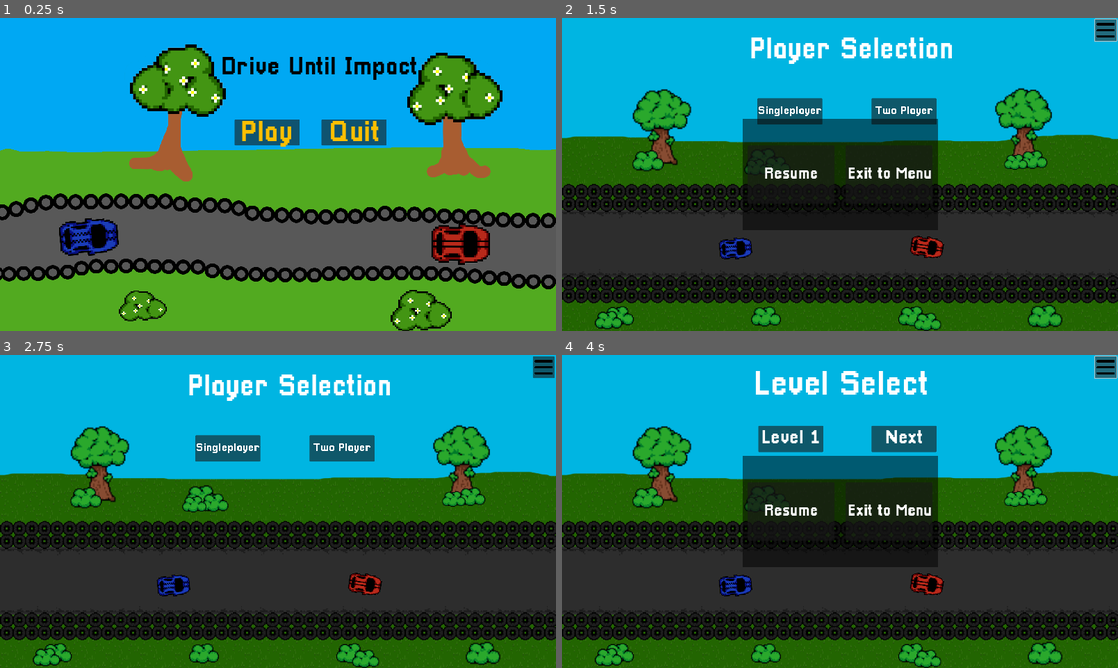
Above: before the commit, frames 1-4 (two rows, left to right).
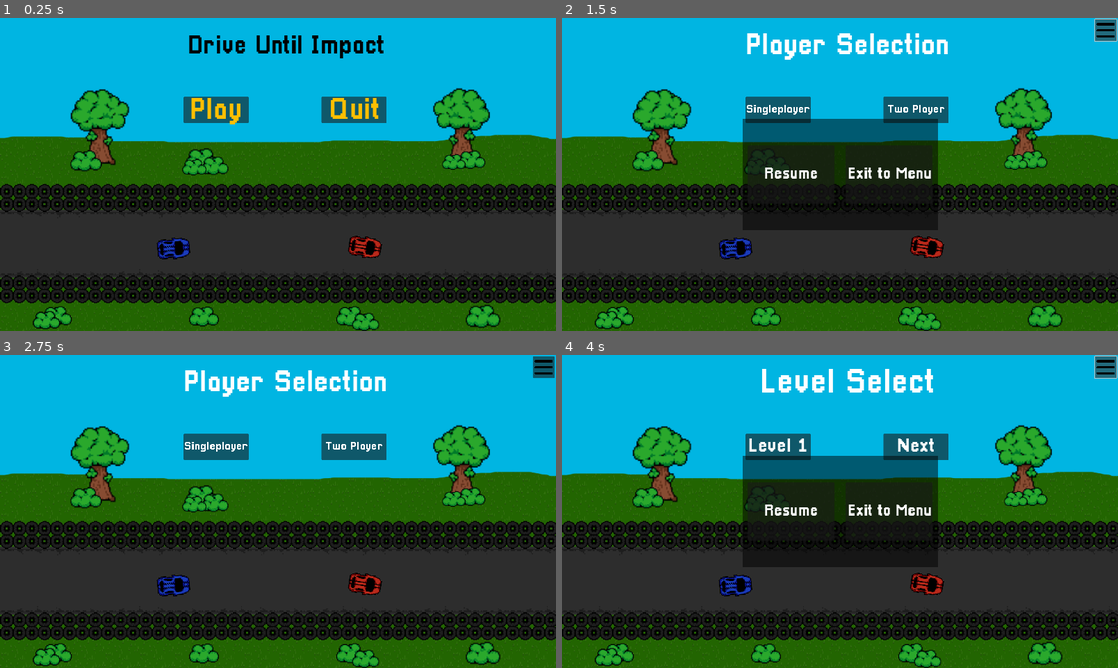
Above: after the commit, the same moments.

Repository: PixelWolf8976/BAISD-AT-at-game
Game: Godot game, scene res://Scenes/main_menu.tscn
Same seed, same stepped clock (60 frames per second), same inputs: the game is played once before the commit and once after it. Sound files missing from this copy of the repository are replaced by a short silence.
Inputs (mouse positions are in pixels of both pictures, inside the frame that each line leads up to):
- Up to frame 1 (0.25 s): no input
- Up to frame 2 (1.5 s): click "Play" at 0.5 s; click (1106, 30) at 1.27 s
- Up to frame 3 (2.75 s): click "Resume" at 2 s
- Up to frame 4 (4 s): click "Two Player" at 2.75 s; click (1106, 367) at 3.52 s

The runs differ from the first frame. In frame 1, 72% of the frame differs, in the area x 0-100%, y 5-100%; in frame 2, 3.0%; in frame 3, 3.0%; in frame 4, 3.6%.

Commit message:
me me me me me me me warner

Diff:
--- a/Scenes/Level Select.tscn
+++ b/Scenes/Level Select.tscn
@@ -35,10 +35,10 @@
 anchors_preset = 15
 anchor_right = 1.0
 anchor_bottom = 1.0
-offset_left = 1069.0
-offset_top = 244.0
-offset_right = -627.0
-offset_bottom = -745.0
+offset_left = 1110.0
+offset_top = 272.0
+offset_right = -585.0
+offset_bottom = -718.0
 grow_horizontal = 2
 grow_vertical = 2
 icon_alignment = 1
@@ -59,10 +59,10 @@
 anchors_preset = 15
 anchor_right = 1.0
 anchor_bottom = 1.0
-offset_left = 678.0
-offset_top = 244.0
-offset_right = -1018.0
-offset_bottom = -745.0
+offset_left = 634.0
+offset_top = 272.0
+offset_right = -1061.0
+offset_bottom = -718.0
 grow_horizontal = 2
 grow_vertical = 2
 icon_alignment = 1
@@ -130,10 +130,9 @@
 
 [node name="Title" type="Label" parent="."]
 layout_mode = 0
-offset_left = 663.0
-offset_top = 48.0
-offset_right = 1267.0
-offset_bottom = 164.0
+offset_left = 53.0
+offset_right = 1920.0
+offset_bottom = 201.0
 text = "Level Select"
 label_settings = SubResource("LabelSettings_tx5hg")
 horizontal_alignment = 1
--- a/Scenes/main_menu.tscn
+++ b/Scenes/main_menu.tscn
@@ -1,7 +1,7 @@
 [gd_scene load_steps=7 format=3 uid="uid://d23w5n08u40kt"]
 
-[ext_resource type="Texture2D" uid="uid://c72hmubie0g6j" path="res://Resources/Main menue.png" id="1_ivdcn"]
 [ext_resource type="Script" path="res://Resources/main_menu_script.gd" id="1_rog67"]
+[ext_resource type="Texture2D" uid="uid://dsp181dbnb5w7" path="res://Resources/Updated Main Menu.png" id="2_nf27r"]
 [ext_resource type="FontFile" uid="uid://xr3kdpi70bvj" path="res://Resources/Pixellari.ttf" id="3_jrk16"]
 
 [sub_resource type="LabelSettings" id="LabelSettings_kva34"]
@@ -37,17 +37,17 @@
 anchor_bottom = 1.0
 grow_horizontal = 2
 grow_vertical = 2
-texture = ExtResource("1_ivdcn")
+texture = ExtResource("2_nf27r")
 
 [node name="Button" type="Button" parent="."]
 layout_mode = 1
 anchors_preset = 15
 anchor_right = 1.0
 anchor_bottom = 1.0
-offset_left = 810.0
-offset_top = 350.0
-offset_right = -885.0
-offset_bottom = -640.0
+offset_left = 634.0
+offset_top = 272.0
+offset_right = -1061.0
+offset_bottom = -718.0
 grow_horizontal = 2
 grow_vertical = 2
 icon_alignment = 1
@@ -69,9 +69,9 @@
 anchor_right = 1.0
 anchor_bottom = 1.0
 offset_left = 1110.0
-offset_top = 350.0
+offset_top = 272.0
 offset_right = -585.0
-offset_bottom = -640.0
+offset_bottom = -718.0
 grow_horizontal = 2
 grow_vertical = 2
 icon_alignment = 1
@@ -89,10 +89,9 @@
 
 [node name="Title" type="Label" parent="."]
 layout_mode = 0
-offset_left = 758.0
-offset_top = 39.0
-offset_right = 1443.0
-offset_bottom = 309.0
+offset_left = 53.0
+offset_right = 1920.0
+offset_bottom = 201.0
 text = "Drive Until Impact"
 label_settings = SubResource("LabelSettings_6xrwu")
 horizontal_alignment = 1
--- a/Scenes/player_selection.tscn
+++ b/Scenes/player_selection.tscn
@@ -39,10 +39,10 @@
 anchors_preset = 15
 anchor_right = 1.0
 anchor_bottom = 1.0
-offset_left = 1069.0
-offset_top = 277.0
-offset_right = -627.0
-offset_bottom = -712.0
+offset_left = 1110.0
+offset_top = 272.0
+offset_right = -585.0
+offset_bottom = -718.0
 grow_horizontal = 2
 grow_vertical = 2
 icon_alignment = 1
@@ -64,10 +64,10 @@
 anchors_preset = 15
 anchor_right = 1.0
 anchor_bottom = 1.0
-offset_left = 675.0
-offset_top = 277.0
-offset_right = -1021.0
-offset_bottom = -712.0
+offset_left = 634.0
+offset_top = 272.0
+offset_right = -1061.0
+offset_bottom = -718.0
 grow_horizontal = 2
 grow_vertical = 2
 icon_alignment = 1
@@ -86,12 +86,13 @@
 
 [node name="PlayerSelectionLabel" type="Label" parent="."]
 layout_mode = 0
-offset_left = 647.0
-offset_top = 63.0
-offset_right = 1353.0
-offset_bottom = 163.0
+offset_left = 53.0
+offset_right = 1920.0
+offset_bottom = 201.0
 text = "Player Selection"
 label_settings = SubResource("LabelSettings_4geeg")
+horizontal_alignment = 1
+vertical_alignment = 1
 
 [connection signal="pressed" from="Button" to="." method="_on_button_pressed"]
 [connection signal="pressed" from="Button2" to="." method="_on_button_2_pressed"]
--- a/project.godot
+++ b/project.godot
@@ -13,8 +13,8 @@
 config/name="Racing game"
 run/main_scene="res://Scenes/main_menu.tscn"
 config/features=PackedStringArray("4.3", "Mobile")
-boot_splash/image="res://Resources/Main menue.png"
-config/icon="res://Resources/icon.svg"
+boot_splash/image="res://Resources/Updated Main Menu.png"
+config/icon="res://Resources/Red CAR.png"
 
 [autoload]
 
Not shown, changed: export_presets.cfg
